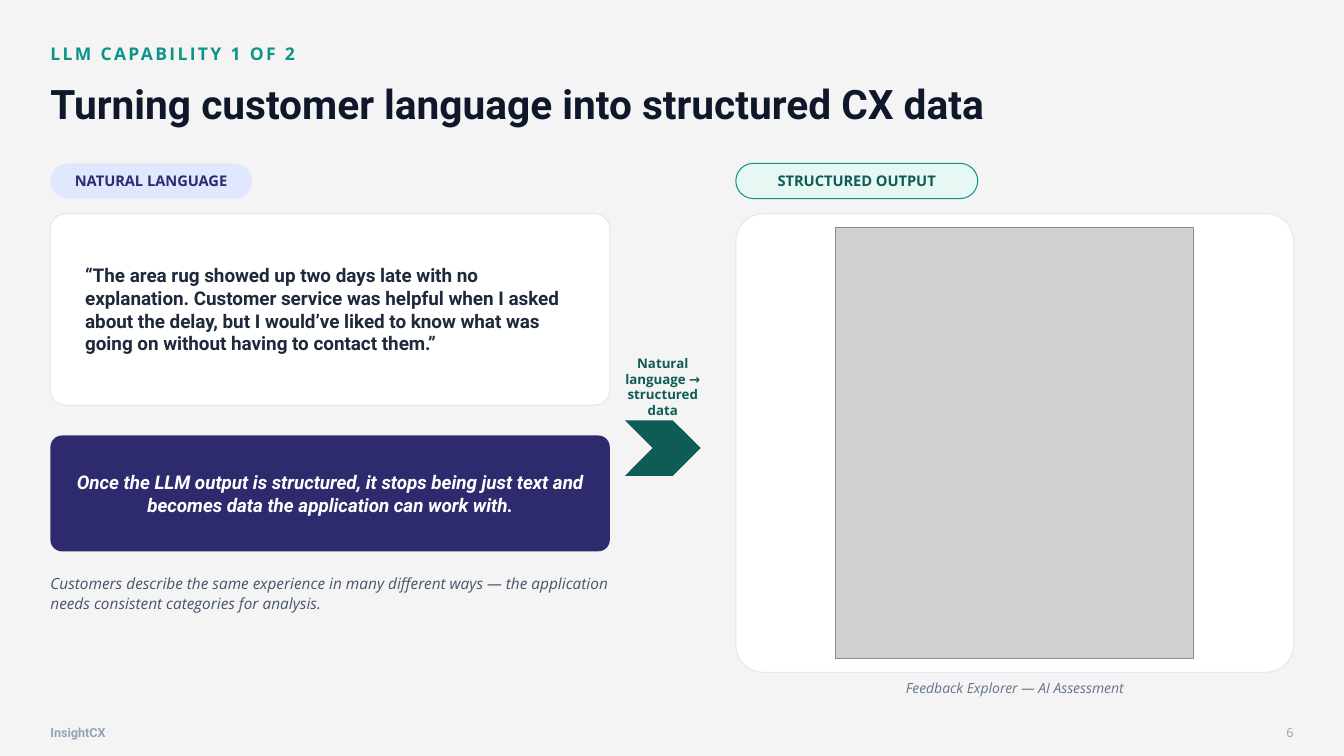
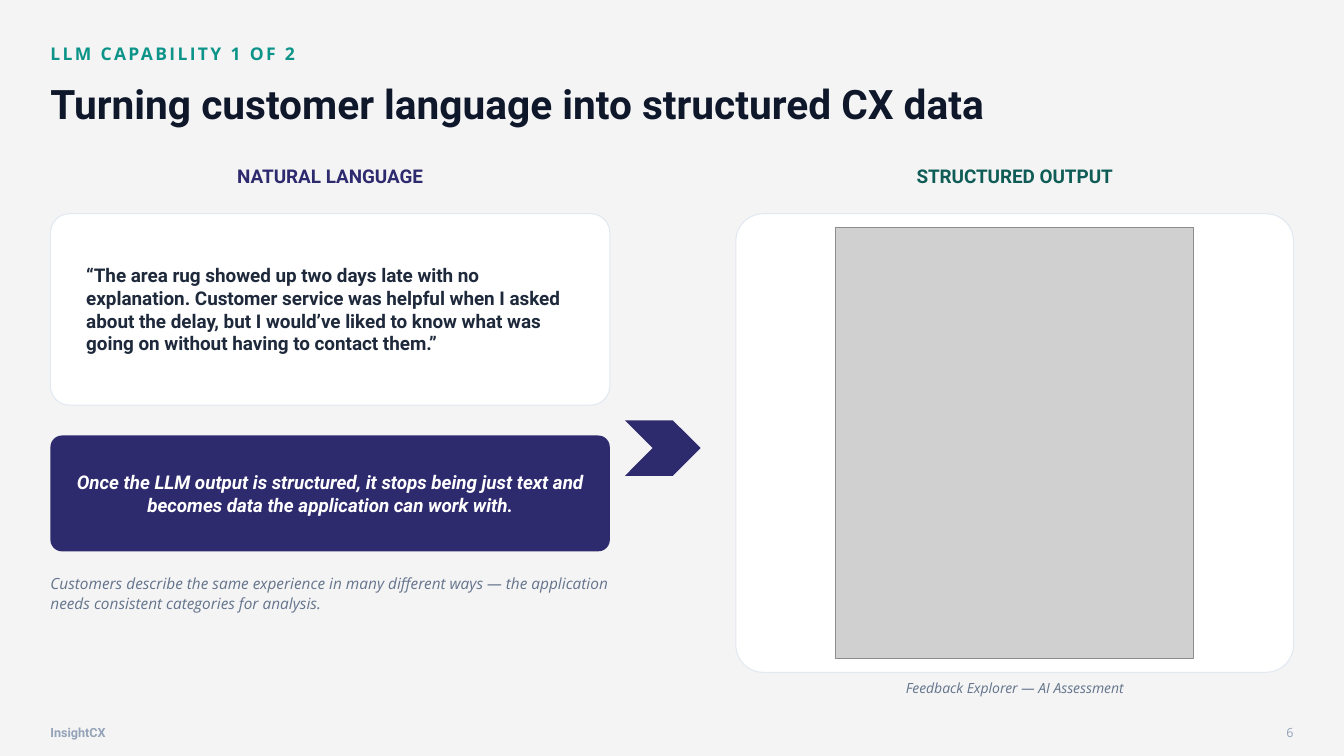
Before and after one commit to birgitt-thomsen/insight-cx, a slide deck: slide 6 of presentation/InsightCX_MVP.pptx. Drawn at 1344x756 pixels with LibreOffice and Linux fonts; fonts in the diff are those of the drawing; grey boxes stand for pictures. Boxes give left, top, right and bottom in pixels: in the first picture for what was removed or moved away, otherwise in the second. Text is boxed around its words. In the diff, an @@ line names an element or a change of style, - is before the commit and + after.

```diff
--- a/presentation/InsightCX_MVP.pptx
+++ b/presentation/InsightCX_MVP.pptx
@@ text "NATURAL LANGUAGE": place and size @@
-text "NATURAL LANGUAGE" at (50, 163, 252, 199)
+text "NATURAL LANGUAGE" at (237, 169, 423, 183)
@@ text "NATURAL LANGUAGE" at (237, 169, 423, 183): size 10.5 to 13.5 pt, font Open Sans to Roboto; line spacing 1 to 1.05; vertical alignment middle to top; fill #E0E7FF to none @@
@@ text "STRUCTURED OUTPUT": place and size @@
-text "STRUCTURED OUTPUT" at (736, 163, 978, 199)
+text "STRUCTURED OUTPUT" at (917, 169, 1113, 183)
@@ text "STRUCTURED OUTPUT" at (917, 169, 1113, 183): size 10.5 to 13.5 pt, font Open Sans to Roboto; line spacing 1 to 1.05; vertical alignment middle to top; fill #E7F8F4 to none; outline #0D9488 0.75 pt to none @@
@@ rounded rectangle "“The area rug showed up ..." at (50, 214, 610, 405): proportions changed @@
@@ text removed at (625, 358, 698, 415) @@
-Natural
-language →
-structured
-data
@@ chevron at (625, 420, 701, 476): fill #0F5C56 to #2E2A6E @@
@@ text "Customers describe the same experience ..." at (50, 577, 607, 613): text colour #475569 to #64748B @@
```
Also in this commit, not shown: 8 other slides changed, 3 slides added, 3 slides removed, 1 other file.
